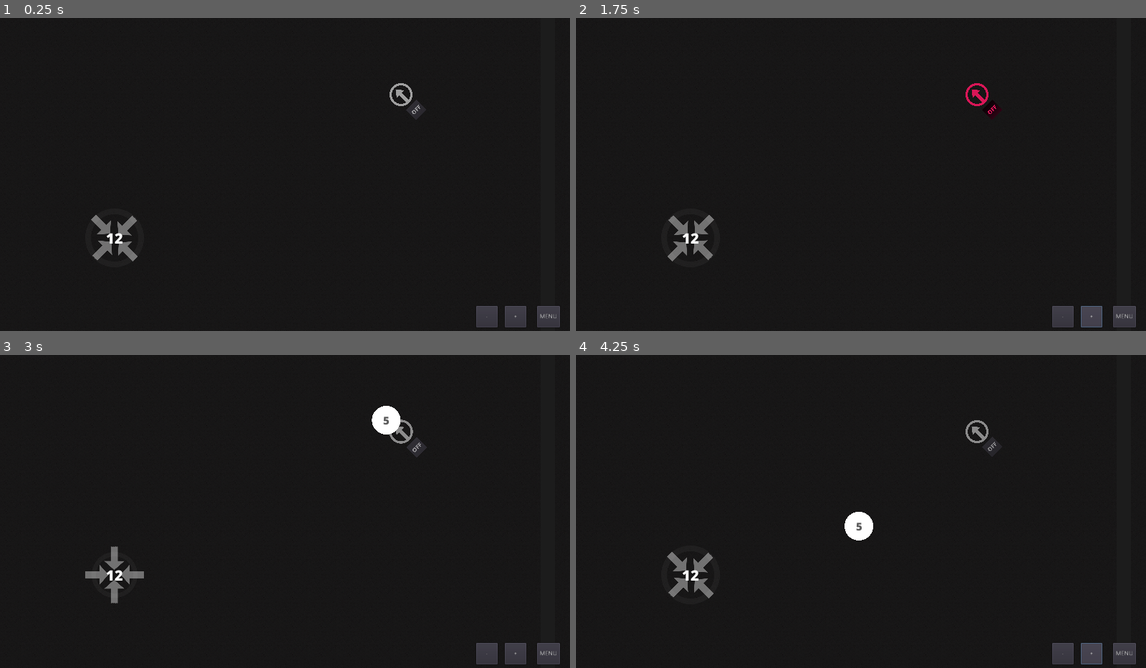
Above: before the commit, frames 1-4 (two rows, left to right).
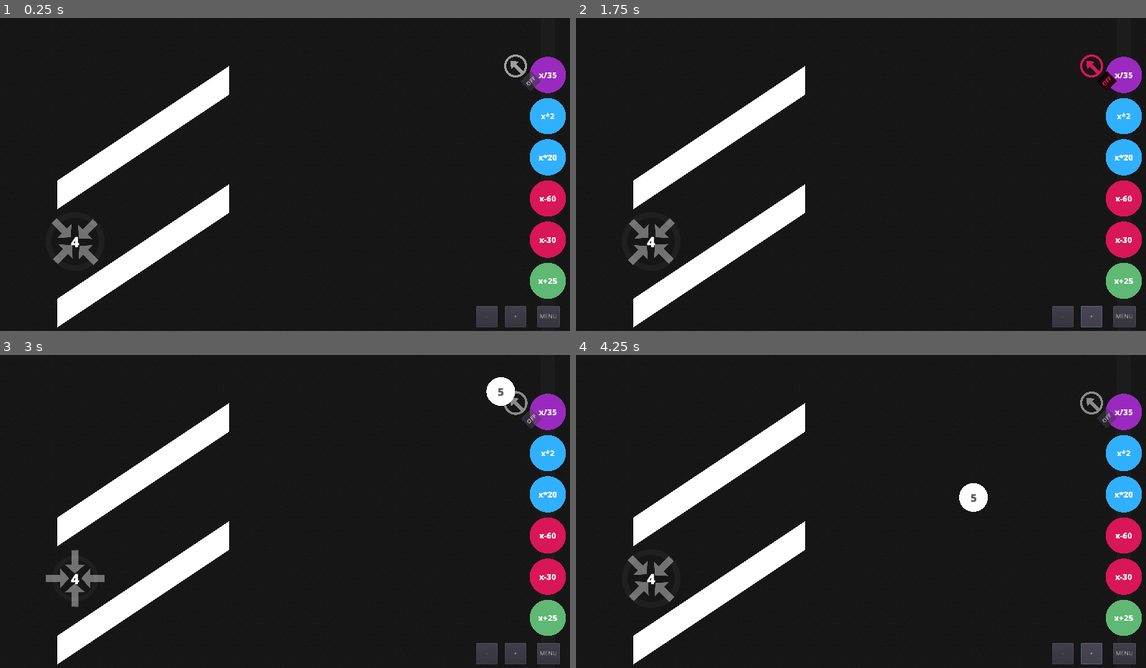
Above: after the commit, the same moments.

Repository: Masonzk/2023TSAVGDSOURCE
Game: Godot game, scene res://Scenes/Levels/10.tscn
Same seed, same stepped clock (60 frames per second), same inputs: the game is played once before the commit and once after it. This scene is started directly instead of the project's main scene.
Inputs:
- Up to frame 1 (0.25 s): no input
- Up to frame 2 (1.75 s): click "OFF" at 0.5 s; click "+" at 1.25 s
- Up to frame 3 (3 s): click "-" at 2 s; click "OFF" at 2.75 s
- Up to frame 4 (4.25 s): click "+" at 3.5 s

The runs differ from the first frame. In frame 1, 10% of the frame differs, in the area x 9-100%, y 11-99%; in frame 2, 10%; in frame 3, 11%, in the area x 8-100%, y 7-99%; in frame 4, 11%.

Commit message:
Created Level 10
Awaiting null zones, currently has solid walls for placeholders.

Diff:
--- a/Scenes/Levels/10.tscn
+++ b/Scenes/Levels/10.tscn
@@ -3,3 +3,35 @@
 [ext_resource path="res://Scenes/Levels/Base.tscn" type="PackedScene" id=1]
 
 [node name="10" instance=ExtResource( 1 )]
+expressions = [ "x+25", "x-30", "x-60", "x*20", "x*2", "x/35" ]
+
+[node name="Emitter" parent="." index="0"]
+position = Vector2( 1152, 128 )
+
+[node name="Collector" parent="." index="1"]
+position = Vector2( 168, 520 )
+desired_value = 4.0
+
+[node name="Null Zone" type="StaticBody2D" parent="." index="5"]
+position = Vector2( 256, 576 )
+__meta__ = {
+"_edit_group_": true
+}
+
+[node name="Polygon2D" type="Polygon2D" parent="Null Zone" index="0"]
+polygon = PoolVector2Array( -128, -192, 256, -448, 256, -384, -128, -128 )
+
+[node name="CollisionPolygon2D" type="CollisionPolygon2D" parent="Null Zone" index="1"]
+polygon = PoolVector2Array( -128, -128, 256, -384, 256, -448, -128, -192 )
+
+[node name="Null Zone2" type="StaticBody2D" parent="." index="6"]
+position = Vector2( 256, 840 )
+__meta__ = {
+"_edit_group_": true
+}
+
+[node name="Polygon2D" type="Polygon2D" parent="Null Zone2" index="0"]
+polygon = PoolVector2Array( -128, -192, 256, -448, 256, -384, -128, -128 )
+
+[node name="CollisionPolygon2D" type="CollisionPolygon2D" parent="Null Zone2" index="1"]
+polygon = PoolVector2Array( -128, -128, 256, -384, 256, -448, -128, -192 )
